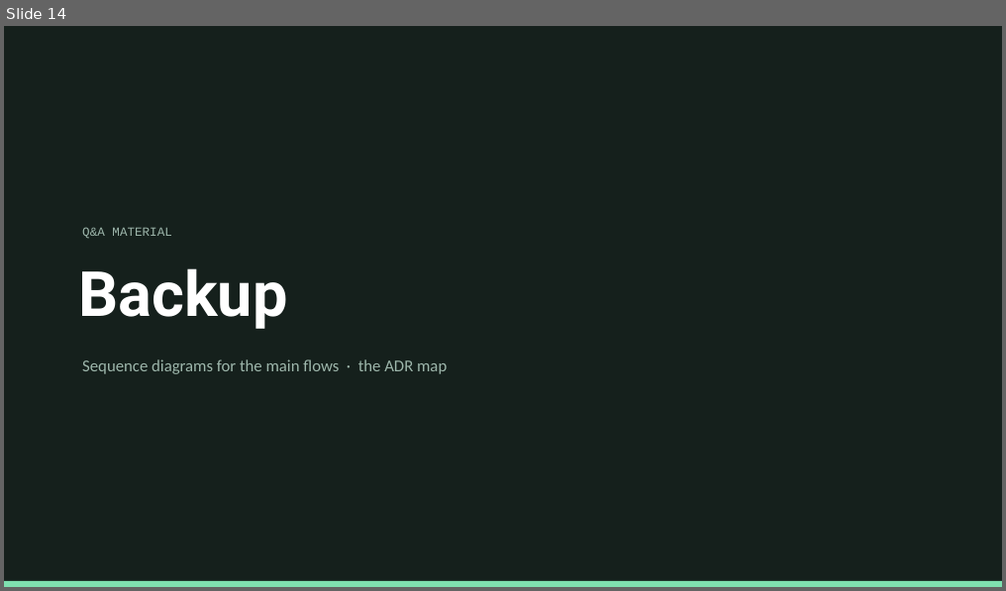
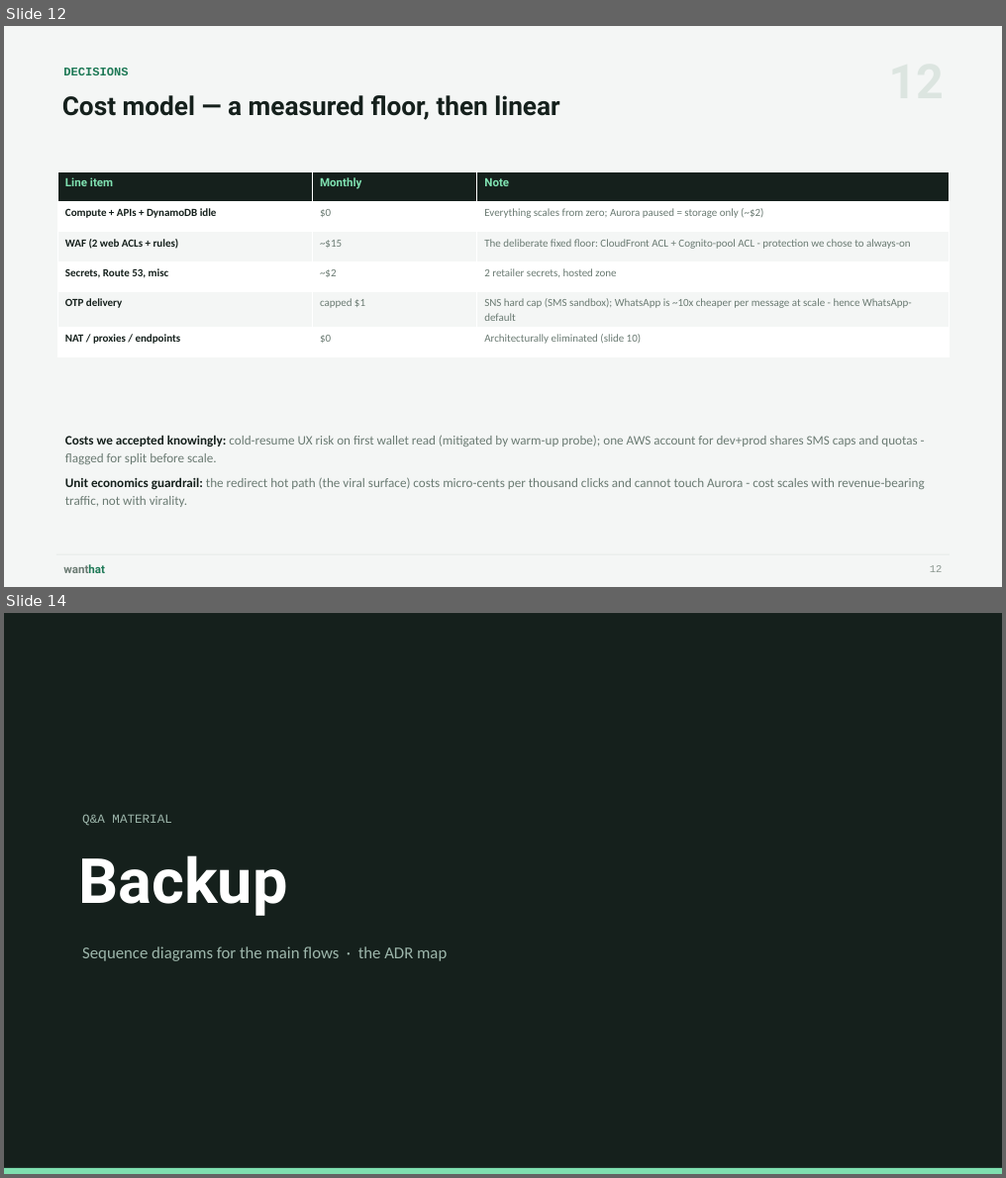
Before and after one commit to wanthat-app/monorepo, a slide deck: slides/wanthat-presentation.pptx. Shown one above the other, each under a label of ours: slide 14 before the commit, slides 12 and 14 after it; the slides between them are not shown. The pictures are 1006x591 and 1006x1178 pixels, drawn with LibreOffice and Linux fonts; fonts in the diff are those of the drawing. Boxes give left, top, right and bottom in pixels: in the first picture for what was removed or moved away, otherwise in the second. Text is boxed around its words. In the diff, an @@ line names an element or a change of style, - is before the commit and + after.

```diff
--- a/slides/wanthat-presentation.pptx
+++ b/slides/wanthat-presentation.pptx
@@ slide 12 added at (4, 26, 1002, 587), background #F4F6F5 @@
@@ text added at (63, 68, 128, 76), 11.5 pt, text #1F7A57, bold @@
+DECISIONS
@@ text added at (62, 95, 559, 120), 25 pt, text #15201C, bold @@
+Cost model — a measured floor, then linear
@@ table added at (57, 172, 948, 352), 6 rows, 3 columns @@
+Line item | Monthly | Note
+Compute + APIs + DynamoDB idle | $0 | Everything scales from zero; Aurora paused = storage only (~$2)
+WAF (2 web ACLs + rules) | ~$15 | The deliberate fixed floor: CloudFront ACL + Cognito-pool ACL - protection we chose to always-on
+Secrets, Route 53, misc | ~$2 | 2 retailer secrets, hosted zone
+OTP delivery | capped $1 | SNS hard cap (SMS sandbox); WhatsApp is ~10x cheaper per message at scale - hence WhatsApp-default
+NAT / proxies / endpoints | $0 | Architecturally eliminated (slide 10)
@@ text added at (65, 435, 925, 507), 12.5 pt, text #6B7B73 @@
+Costs we accepted knowingly: cold-resume UX risk on first wallet read (mitigated by warm-up probe); one AWS account for dev+prod shares SMS caps and quotas - flagged for split before scale.
+Unit economics guardrail: the redirect hot path (the viral surface) costs micro-cents per thousand clicks and cannot touch Aurora - cost scales with revenue-bearing traffic, not with virality.
@@ rectangle added at (56, 555, 949, 556), fill #E6EBE8 @@
@@ text added at (63, 565, 105, 573), 11 pt, text #6B7B73, bold @@
+wanthat
@@ text added at (930, 566, 943, 572), 10 pt, text #8A968F @@
+12
```
Also in this commit, not shown: 1 slide changed, 6 other slides added, 7 slides removed.
